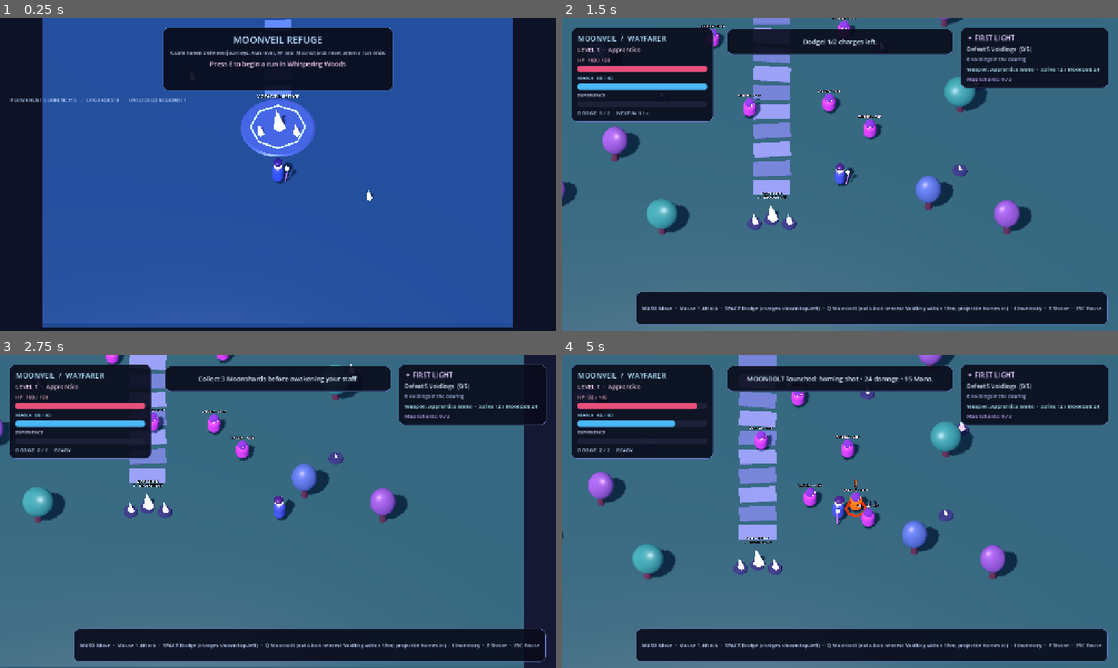
Above: before the commit, frames 1-4 (two rows, left to right).
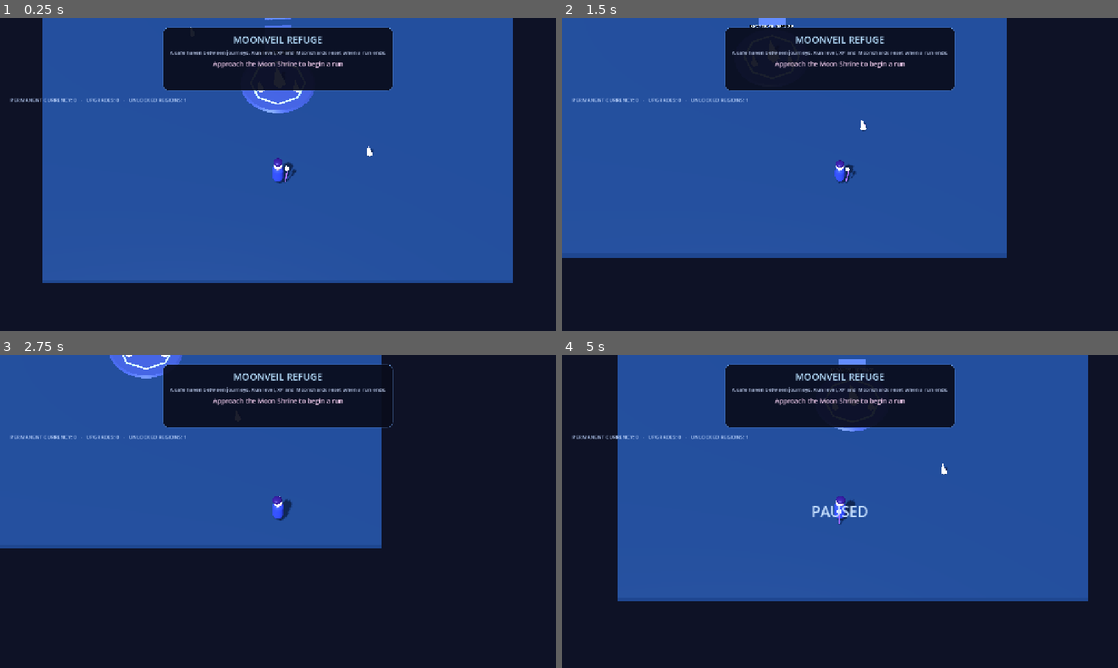
Above: after the commit, the same moments.

Repository: Mia29520050/project-M
Game: Godot game, scene res://scenes/refuge.tscn
Same seed, same stepped clock (60 frames per second), same inputs: the game is played once before the commit and once after it.
Inputs (mouse positions are in pixels of both pictures, inside the frame that each line leads up to):
- Up to frame 1 (0.25 s): no input
- Up to frame 2 (1.5 s): tap E (interact) at 0.5 s; move the mouse to (962, 158) at 0.52 s; press the mouse at (962, 158) at 0.53 s; hold D (move_right) 0.53-1.28 s; move the mouse to (728, 190) at 1.27 s; release the mouse at (728, 190) at 1.28 s; hold S (move_down) from 1.28 s (still down); tap Space (dodge) at 1.35 s
- Up to frame 3 (2.75 s): move the mouse to (333, 442) at 2.02 s; release S (move_down) at 2.03 s; hold D (move_right) from 2.03 s (still down); hold E (interact) from 2.03 s (still down)
- Up to frame 4 (5 s): move the mouse to (812, 574) at 2.77 s; release D (move_right) at 2.78 s; release E (interact) at 2.78 s; hold W (move_up) 2.78-3.53 s; tap Q (moonbolt) at 2.85 s; move the mouse to (1006, 558) at 3.52 s; press the mouse at (1006, 558) at 3.53 s; hold A (move_left) from 3.53 s (still down); tap I (inventory) at 4.15 s; move the mouse to (673, 464) at 4.27 s; release the mouse at (673, 464) at 4.28 s; tap Space (dodge) at 4.35 s; tap Escape (pause) at 4.9 s

The runs differ from the first frame. In frame 1, 15% of the frame differs, in the area x 7-93%, y 0-99%; in frame 2, 86%; in frame 3, 80%; in frame 4, 87%, in the area x 0-100%, y 0-100%.

Commit message:
Polish refuge pause and death flow

Diff:
--- a/scripts/game_controller.gd
+++ b/scripts/game_controller.gd
@@ -69,6 +69,12 @@
 	if event is InputEventKey and event.echo:
 		return
 
+	# Ignore pause/inventory input once the run has ended and the death banner is active.
+	if is_instance_valid(player) and player.has_method("is_defeated") and bool(player.call("is_defeated")):
+		if event.is_action_pressed("pause") or event.is_action_pressed("inventory"):
+			get_viewport().set_input_as_handled()
+			return
+
 	# ESC always exits the inventory first; otherwise it toggles the pause menu.
 	if event.is_action_pressed("pause"):
 		if _inventory_paused:
@@ -505,7 +511,7 @@
 	death_panel.add_child(death_box)
 	var death_title := _make_label(death_box, "YOU HAVE FALLEN", 25, Color(1.0, 0.47, 0.61))
 	death_title.horizontal_alignment = HORIZONTAL_ALIGNMENT_CENTER
-	var death_subtitle := _make_label(death_box, "The clearing is being restored…", 14, Color(0.94, 0.86, 0.91))
+	var death_subtitle := _make_label(death_box, "Returning to the Refuge…", 14, Color(0.94, 0.86, 0.91))
 	death_subtitle.horizontal_alignment = HORIZONTAL_ALIGNMENT_CENTER
 	death_panel.hide()
 
--- a/scripts/moonveil_meta.gd
+++ b/scripts/moonveil_meta.gd
@@ -1,6 +1,7 @@
 extends Node
 
 const SAVE_PATH := "user://moonveil_meta.json"
+const TEMP_SAVE_PATH := "user://moonveil_meta.json.tmp"
 const DEFAULT_REGION := "whispering_woods"
 
 # Long-term progression lives outside a run. Current combat XP, level and Moonshards
@@ -54,11 +55,18 @@
 		"story_flags": story_flags,
 		"unlocked_regions": unlocked_regions,
 	}
-	var file := FileAccess.open(SAVE_PATH, FileAccess.WRITE)
+	var file := FileAccess.open(TEMP_SAVE_PATH, FileAccess.WRITE)
 	if file == null:
-		push_error("Moonveil could not save long-term progression: %s" % FileAccess.get_open_error())
+		push_error("Moonveil could not open temporary progression save: %s" % FileAccess.get_open_error())
 		return
 	file.store_string(JSON.stringify(data, "\t"))
+	file.flush()
+	file.close()
+	var temporary_absolute := ProjectSettings.globalize_path(TEMP_SAVE_PATH)
+	var save_absolute := ProjectSettings.globalize_path(SAVE_PATH)
+	var rename_error: Error = DirAccess.rename_absolute(temporary_absolute, save_absolute)
+	if rename_error != OK:
+		push_error("Moonveil could not replace long-term progression save (error %d)." % rename_error)
 
 func load_progress() -> void:
 	if not FileAccess.file_exists(SAVE_PATH):
--- a/scripts/player.gd
+++ b/scripts/player.gd
@@ -331,6 +331,9 @@
 		notification_requested.emit("+%d XP" % amount)
 	stats_changed.emit()
 
+func is_defeated() -> bool:
+	return _defeated
+
 func take_damage(amount: int) -> void:
 	if _defeated or _invulnerability_timer > 0.0: return
 	hp = maxi(0, hp - amount)
--- a/scripts/refuge_controller.gd
+++ b/scripts/refuge_controller.gd
@@ -9,6 +9,7 @@
 var camera: Camera3D
 var prompt_label: Label
 var status_label: Label
+var pause_label: Label
 var _transitioning := false
 
 func _ready() -> void:
@@ -33,6 +34,8 @@
 		get_tree().paused = not get_tree().paused
 		if is_instance_valid(player):
 			player.controls_locked = get_tree().paused
+		if is_instance_valid(pause_label):
+			pause_label.visible = get_tree().paused
 		get_viewport().set_input_as_handled()
 		return
 	if get_tree().paused or _transitioning:
@@ -63,7 +66,7 @@
 func _create_player() -> void:
 	player = PLAYER_SCENE.instantiate() as CharacterBody3D
 	player.process_mode = Node.PROCESS_MODE_PAUSABLE
-	player.position = Vector3(0.0, 0.0, 3.4)
+	player.position = Vector3(0.0, 0.0, 7.0)
 	player.notification_requested.connect(_show_message)
 	add_child(player)
 
@@ -247,6 +250,23 @@
 	status_label.add_theme_color_override("font_color", Color(0.75, 0.84, 1.0))
 	full.add_child(status_label)
 
+	pause_label = Label.new()
+	pause_label.text = "PAUSED"
+	pause_label.anchor_left = 0.5
+	pause_label.anchor_right = 0.5
+	pause_label.anchor_top = 0.5
+	pause_label.anchor_bottom = 0.5
+	pause_label.offset_left = -150.0
+	pause_label.offset_right = 150.0
+	pause_label.offset_top = -40.0
+	pause_label.offset_bottom = 40.0
+	pause_label.horizontal_alignment = HORIZONTAL_ALIGNMENT_CENTER
+	pause_label.vertical_alignment = VERTICAL_ALIGNMENT_CENTER
+	pause_label.add_theme_font_size_override("font_size", 34)
+	pause_label.add_theme_color_override("font_color", Color(0.78, 0.88, 1.0))
+	full.add_child(pause_label)
+	pause_label.hide()
+
 func _refresh_prompt() -> void:
 	if not is_instance_valid(prompt_label) or not is_instance_valid(player):
 		return
Not shown, changed: README.md
